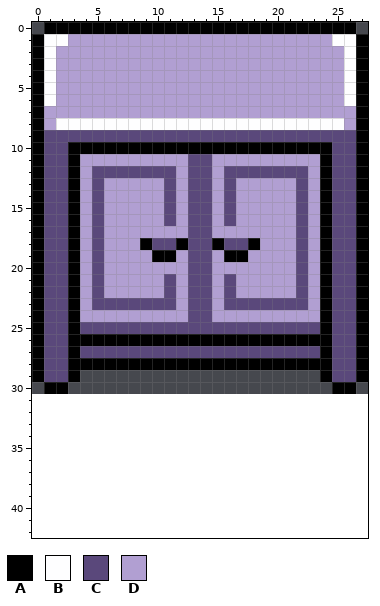
Pixel-art sprite, stored at assets/sprites/wardrobe.png. Above, as it was before the edit.
The file is 28x31 pixels. The old version is drawn lined up with the new one, on the new canvas.
Palette (. is transparent): A #000000  B #fefeff  C #5a487b  D #b19fd2
Pixels before, first column x 0:
 0 .AAAAAAAAAAAAAAAAAAAAAAAAAA.
 1 ABBDDDDDDDDDDDDDDDDDDDDDDBBA
 2 ABDDDDDDDDDDDDDDDDDDDDDDDDBA
 3 ABDDDDDDDDDDDDDDDDDDDDDDDDBA
 4 ABDDDDDDDDDDDDDDDDDDDDDDDDBA
 5 ABDDDDDDDDDDDDDDDDDDDDDDDDBA
 6 ABDDDDDDDDDDDDDDDDDDDDDDDDBA
 7 ADDDDDDDDDDDDDDDDDDDDDDDDDDA
 8 ADBBBBBBBBBBBBBBBBBBBBBBBBDA
 9 ACCCCCCCCCCCCCCCCCCCCCCCCCCA
10 ACCAAAAAAAAAAAAAAAAAAAAAACCA
11 ACCADDDDDDDDDCCDDDDDDDDDACCA
12 ACCADCCCCCCCDCCDCCCCCCCDACCA
13 ACCADCDDDDDCDCCDCDDDDDCDACCA
14 ACCADCDDDDDCDCCDCDDDDDCDACCA
15 ACCADCDDDDDCDCCDCDDDDDCDACCA
16 ACCADCDDDDDCDCCDCDDDDDCDACCA
17 ACCADCDDDDDDDCCDDDDDDDCDACCA
18 ACCADCDDDACCACCACCADDDCDACCA
19 ACCADCDDDDAADCCDAADDDDCDACCA
20 ACCADCDDDDDDDCCDDDDDDDCDACCA
21 ACCADCDDDDDCDCCDCDDDDDCDACCA
22 ACCADCDDDDDCDCCDCDDDDDCDACCA
23 ACCADCCCCCCCDCCDCCCCCCCDACCA
24 ACCADDDDDDDDDCCDDDDDDDDDACCA
25 ACCACCCCCCCCCCCCCCCCCCCCACCA
26 ACCAAAAAAAAAAAAAAAAAAAAAACCA
27 ACCACCCCCCCCCCCCCCCCCCCCACCA
28 ACCAAAAAAAAAAAAAAAAAAAAAACCA
29 ACCA....................ACCA
30 .AA......................AA.
After:
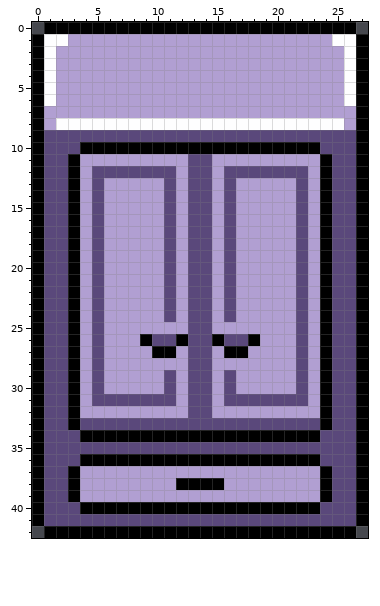
From old to new:
canvas 28x31 -> 28x43
Changed rows in their new state; - is an unchanged pixel.
first column x 3:
10 C--------------------C
first column x 0:
17 -----------C----C-----------
18 ---------DD-D--D-DD---------
19 ----------DC----CD----------
20 -----------C----C-----------
23 ------DDDDD------DDDDD------
24 -----C-----C----C-----C-----
25 ----D-DDDDDDD--DDDDDDD-D----
26 ----DCDDD-CC-CC-CC-DDDCD----
27 ----D-DDDDAAD--DAADDDD-D----
28 ----DCDDDDDDDCCDDDDDDDCD----
29 ----DCDDDDDCDCCDCDDDDDCD----
30 ACCADCDDDDDCDCCDCDDDDDCDACCA
31 ACCADCCCCCCCDCCDCCCCCCCDACCA
32 ACCADDDDDDDDDCCDDDDDDDDDACCA
33 ACCACCCCCCCCCCCCCCCCCCCCACCA
34 ACCCAAAAAAAAAAAAAAAAAAAACCCA
35 ACCCCCCCCCCCCCCCCCCCCCCCCCCA
36 ACCCAAAAAAAAAAAAAAAAAAAACCCA
37 ACCADDDDDDDDDDDDDDDDDDDDACCA
38 ACCADDDDDDDDAAAADDDDDDDDACCA
39 ACCADDDDDDDDDDDDDDDDDDDDACCA
40 ACCCAAAAAAAAAAAAAAAAAAAACCCA
41 ACCCCCCCCCCCCCCCCCCCCCCCCCCA
42 -AAAAAAAAAAAAAAAAAAAAAAAAAA-
Pixel boxes of the changes (left, top, right, bottom) in both pictures:
changed: (68, 142, 80, 154)
changed: (320, 142, 332, 154)
changed: (32, 226, 368, 538)
